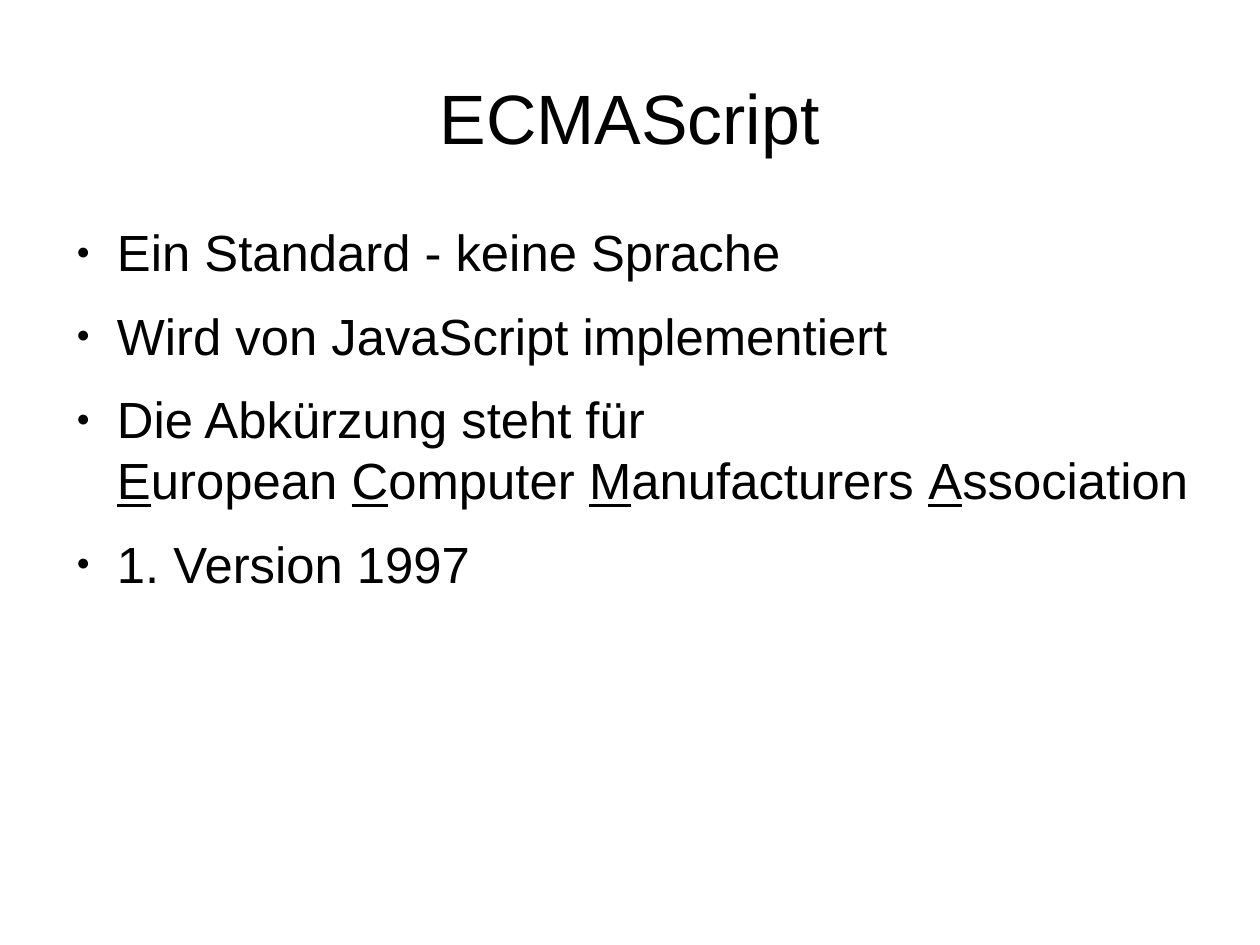
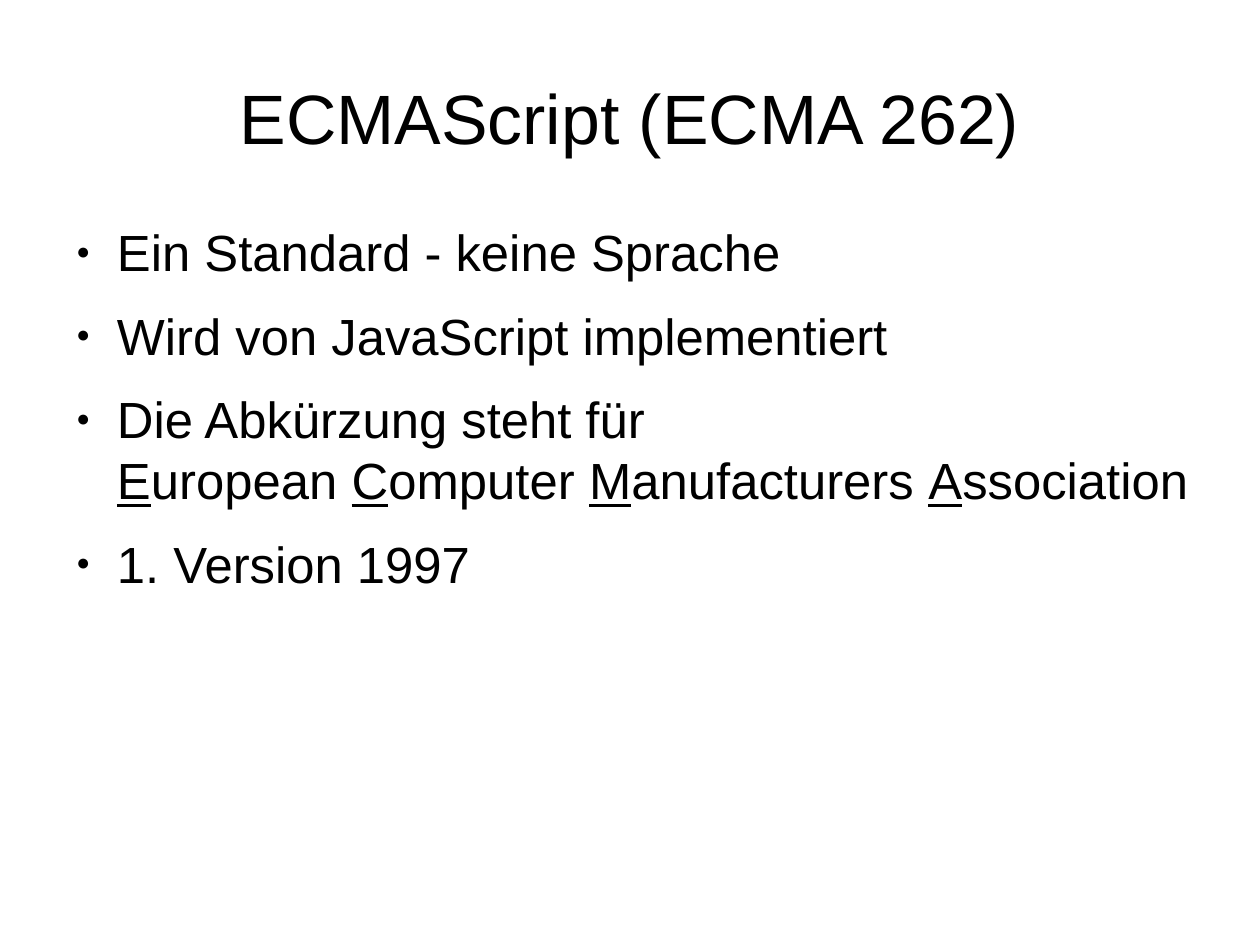
Before and after one commit to JoschaHemlep/javascript-talk, a slide deck: slide 3 of presentation/JavaScript.odp. Drawn at 1260x945 pixels with LibreOffice and Linux fonts; fonts in the diff are those of the drawing. Boxes give left, top, right and bottom in pixels: in the first picture for what was removed or moved away, otherwise in the second. Text is boxed around its words. In the diff, an @@ line names an element or a change of style, - is before the commit and + after.

```diff
--- a/presentation/JavaScript.odp
+++ b/presentation/JavaScript.odp
@@ title at [240, 93, 1019, 157]: text changed @@
-ECMAScript
+ECMAScript (ECMA 262)
```
Also in this commit, not shown: 2 other slides changed, 1 slide added, 1 slide removed, 2 other files.
